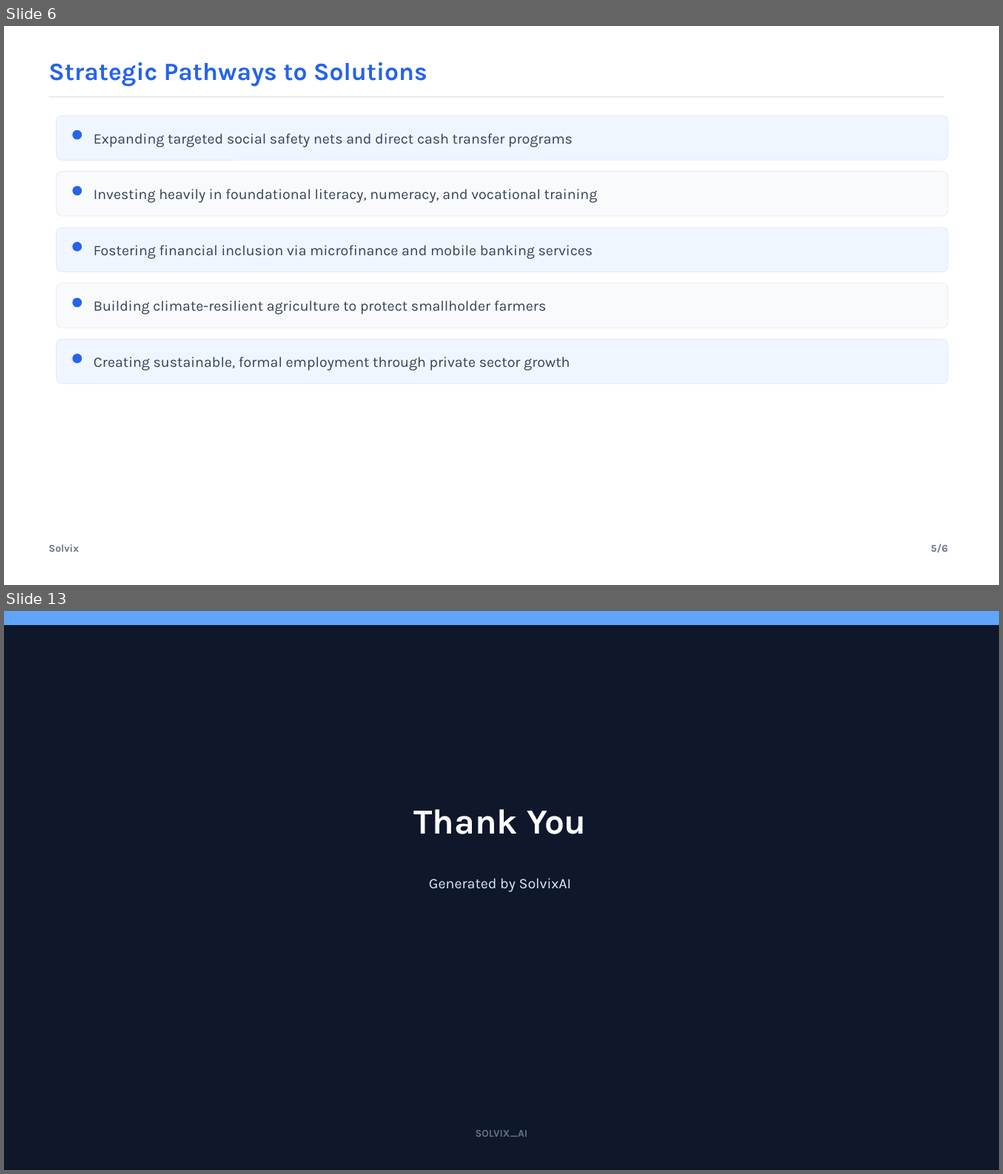
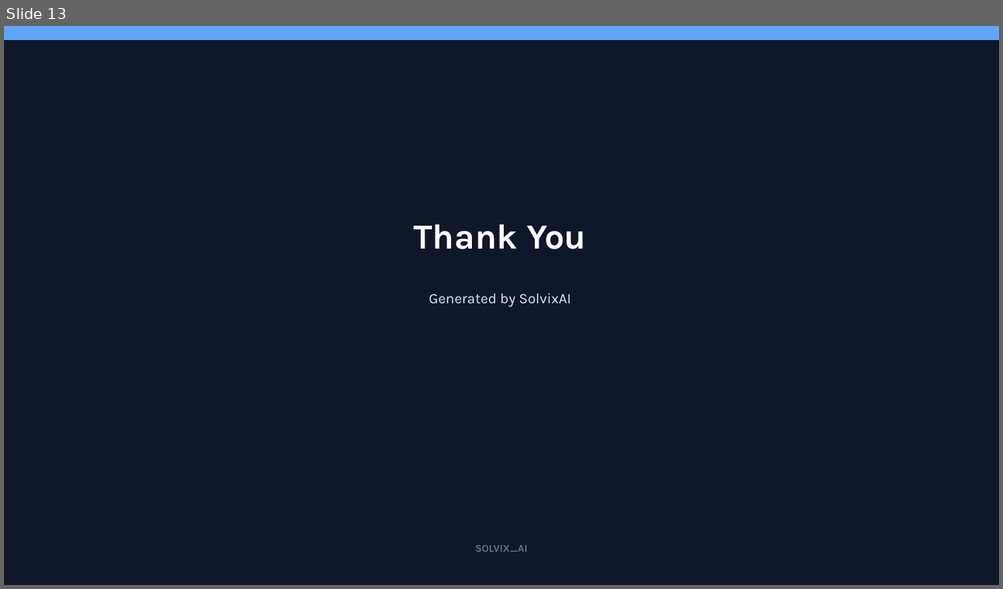
Before and after one commit to SirajAbid17/Solvix, a slide deck: backend/services/agent/presentation.pptx. Shown one above the other, each under a label of ours: slides 6 and 13 before the commit, slide 13 after it; the slides between them are not shown. The pictures are 1003x1174 and 1003x589 pixels, drawn with LibreOffice and Linux fonts; fonts in the diff are those of the drawing. Boxes give left, top, right and bottom in pixels: in the first picture for what was removed or moved away, otherwise in the second. Text is boxed around its words. In the diff, an @@ line names an element or a change of style, - is before the commit and + after.

```diff
--- a/backend/services/agent/presentation.pptx
+++ b/backend/services/agent/presentation.pptx
@@ slide 6 removed at <box>4,26,999,585</box>, background #FFFFFF @@
@@ text removed at <box>48,62,427,87</box> @@
-Strategic Pathways to Solutions
@@ line removed from (48, 97) to (944, 97) @@
@@ rounded rectangle removed at <box>57,116,948,160</box> @@
@@ ellipse removed at <box>73,130,82,139</box> @@
@@ text removed at <box>94,133,572,147</box> @@
-Expanding targeted social safety nets and direct cash transfer programs
@@ rounded rectangle removed at <box>57,172,948,216</box> @@
@@ ellipse removed at <box>73,187,82,195</box> @@
@@ text removed at <box>94,189,597,203</box> @@
-Investing heavily in foundational literacy, numeracy, and vocational training
@@ rounded rectangle removed at <box>57,227,948,272</box> @@
@@ ellipse removed at <box>73,242,82,251</box> @@
@@ text removed at <box>94,245,593,259</box> @@
-Fostering financial inclusion via microfinance and mobile banking services
@@ rounded rectangle removed at <box>57,284,948,328</box> @@
@@ ellipse removed at <box>73,298,82,307</box> @@
@@ text removed at <box>94,301,546,315</box> @@
-Building climate-resilient agriculture to protect smallholder farmers
@@ rounded rectangle removed at <box>57,339,948,384</box> @@
@@ ellipse removed at <box>73,355,82,363</box> @@
@@ text removed at <box>94,357,569,371</box> @@
-Creating sustainable, formal employment through private sector growth
@@ text removed at <box>48,545,79,552</box> @@
-Solvix
@@ text removed at <box>930,544,948,553</box> @@
-5/6
```
Also in this commit, not shown: 6 slides changed, 6 slides added, 5 other slides removed, 22 other files.
